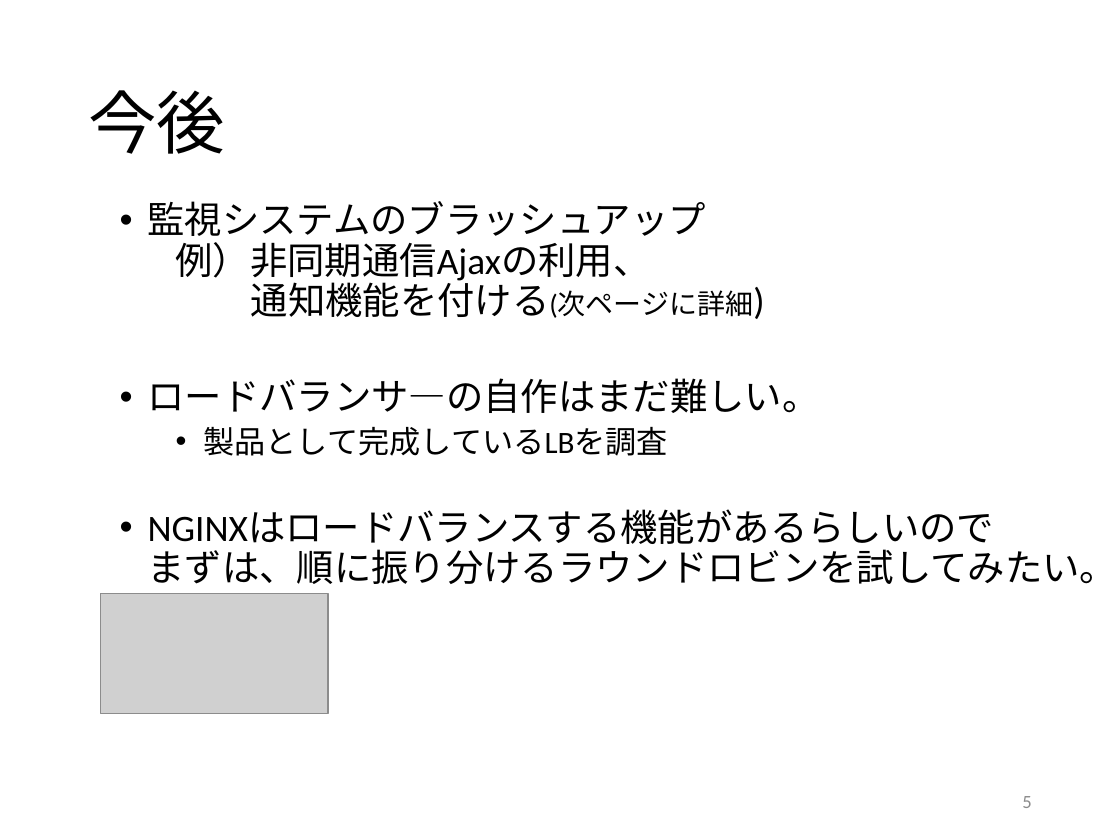
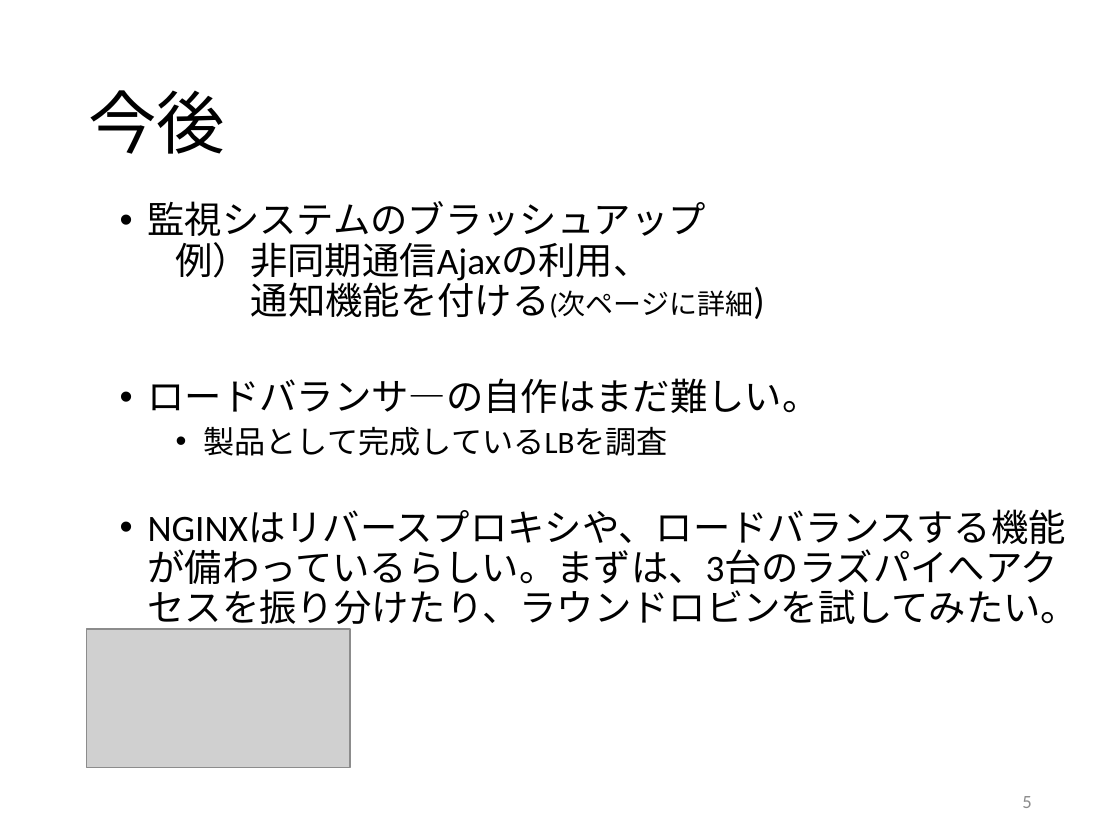
Before and after one commit to kait-takanolab/1821086_matsuo_thesis, a slide deck: slide 5 of ミーティング用PowerPoint/1821086_matsuo_sotsuken_0623.pptx. Drawn at 1120x840 pixels with LibreOffice and Linux fonts; fonts in the diff are those of the drawing; grey boxes stand for pictures. Boxes give left, top, right and bottom in pixels: in the first picture for what was removed or moved away, otherwise in the second. Text is boxed around its words. In the diff, an @@ line names an element or a change of style, - is before the commit and + after.

Commit message:
祝ラズパイラウンドロビン成功

```diff
--- a/ミーティング用PowerPoint/1821086_matsuo_sotsuken_0623.pptx
+++ b/ミーティング用PowerPoint/1821086_matsuo_sotsuken_0623.pptx
@@ text at (x1=148, y1=510, x2=1079, y2=632): text changed @@
-  • NGINXはロードバランスする機能があるらしいので
-    まずは、順に振り分けるラウンドロビンを試してみたい。
+  • NGINXはリバースプロキシや、ロードバランスする機能が備わっているらしい。まずは、3台のラズパイへアクセスを振り分けたり、ラウンドロビンを試してみたい。
@@ picture resized from (x1=101, y1=594, x2=328, y2=713) to (x1=86, y1=629, x2=349, y2=768) @@
```
Also in this commit, not shown: 26 other files.
